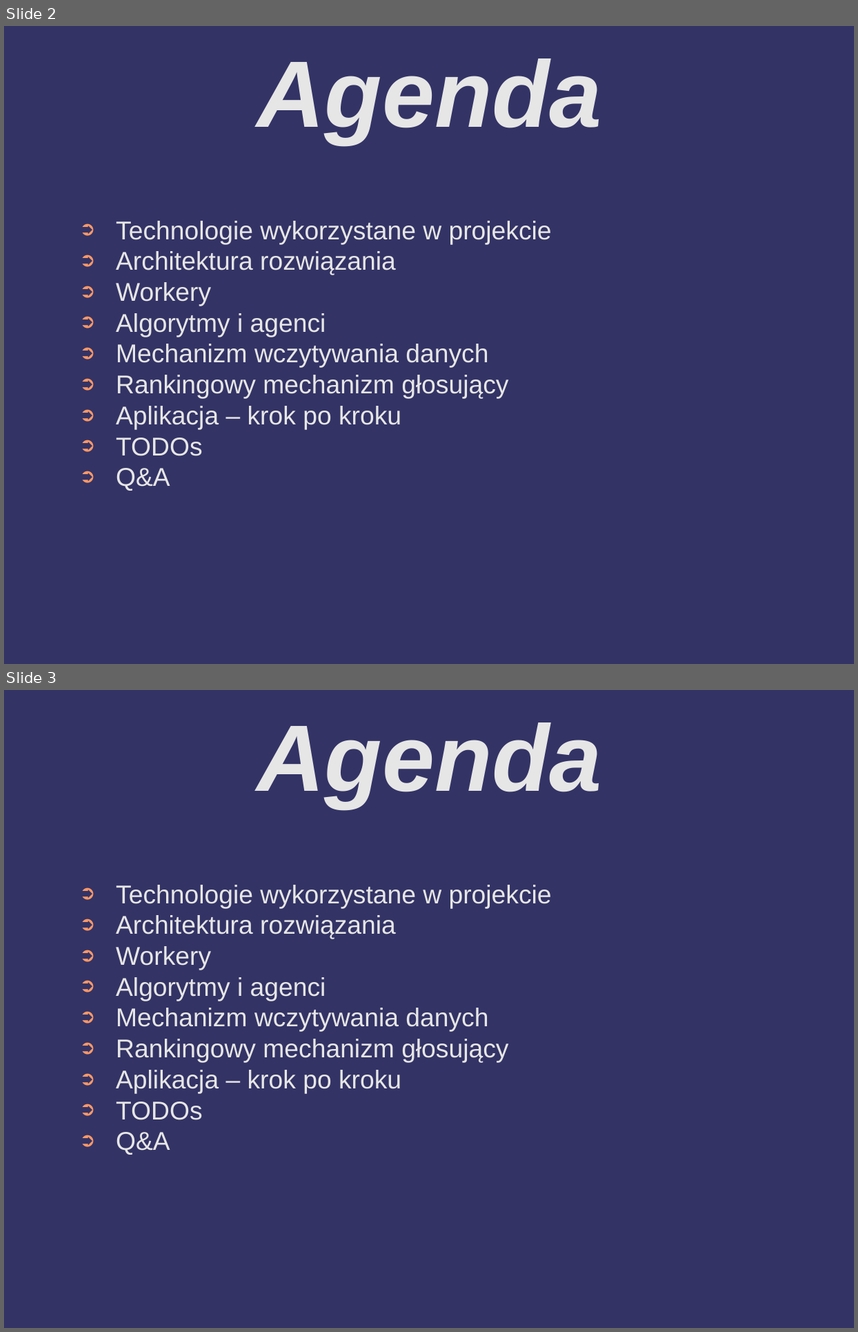
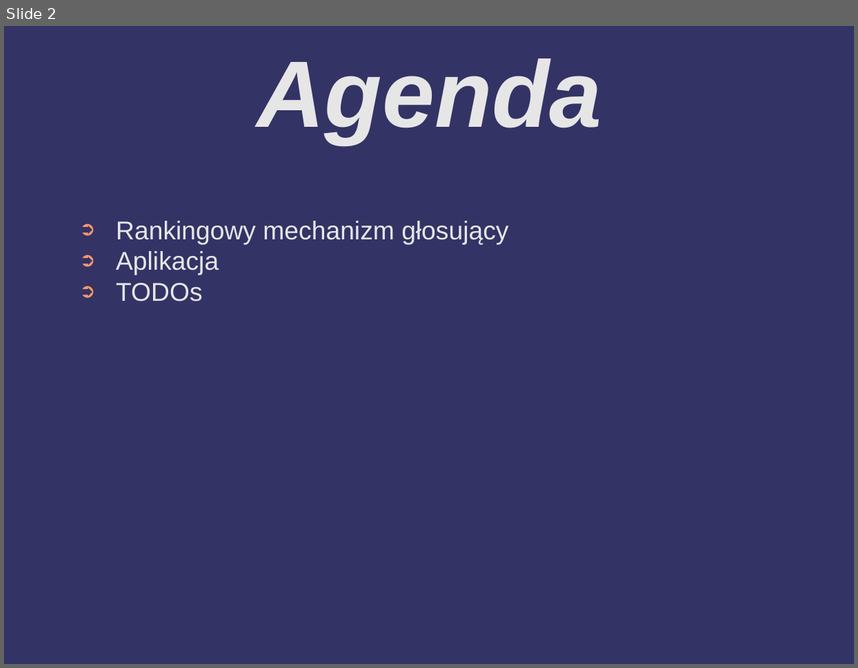
Before and after one commit to barimale/HackNation2025-anomaly-detector, a slide deck: presentation/hackNation2025 - prezentacja - Mateusz Wolnica.odp. Shown one above the other, each under a label of ours: slides 2 and 3 before the commit, slide 2 after it. The pictures are 858x1332 and 858x668 pixels, drawn with LibreOffice and Linux fonts; fonts in the diff are those of the drawing; background and template pictures are left out. Boxes give left, top, right and bottom in pixels: in the first picture for what was removed or moved away, otherwise in the second. Text is boxed around its words. In the diff, an @@ line names an element or a change of style, - is before the commit and + after.

```diff
--- a/presentation/hackNation2025 - prezentacja - Mateusz Wolnica.odp
+++ b/presentation/hackNation2025 - prezentacja - Mateusz Wolnica.odp
@@ slide 3 removed at (x1=4, y1=690, x2=854, y2=1328), background #333366 @@
@@ title removed at (x1=257, y1=722, x2=602, y2=807) @@
-Agenda
@@ text removed at (x1=116, y1=885, x2=552, y2=1154) @@
-➲ Technologie wykorzystane w projekcie
-➲ Architektura rozwiązania
-➲ Workery
-➲ Algorytmy i agenci
-➲ Mechanizm wczytywania danych
-➲ Rankingowy mechanizm głosujący
-➲ Aplikacja – krok po kroku
-➲ TODOs
-➲ Q&A
@@ slide 2 changed as well @@
@@ text at (x1=116, y1=221, x2=552, y2=368): paragraphs removed @@
-➲ Technologie wykorzystane w projekcie
-➲ Architektura rozwiązania
-➲ Workery
-➲ Algorytmy i agenci
-➲ Mechanizm wczytywania danych
@@ text at (x1=116, y1=251, x2=219, y2=275): text changed @@
-➲ Aplikacja – krok po kroku
+➲ Aplikacja
@@ text at (x1=116, y1=468, x2=170, y2=490): paragraph removed @@
-➲ Q&A
```
Also in this commit, not shown: 2 other slides changed, 4 slides added, 12 other slides removed, 26 other files.
